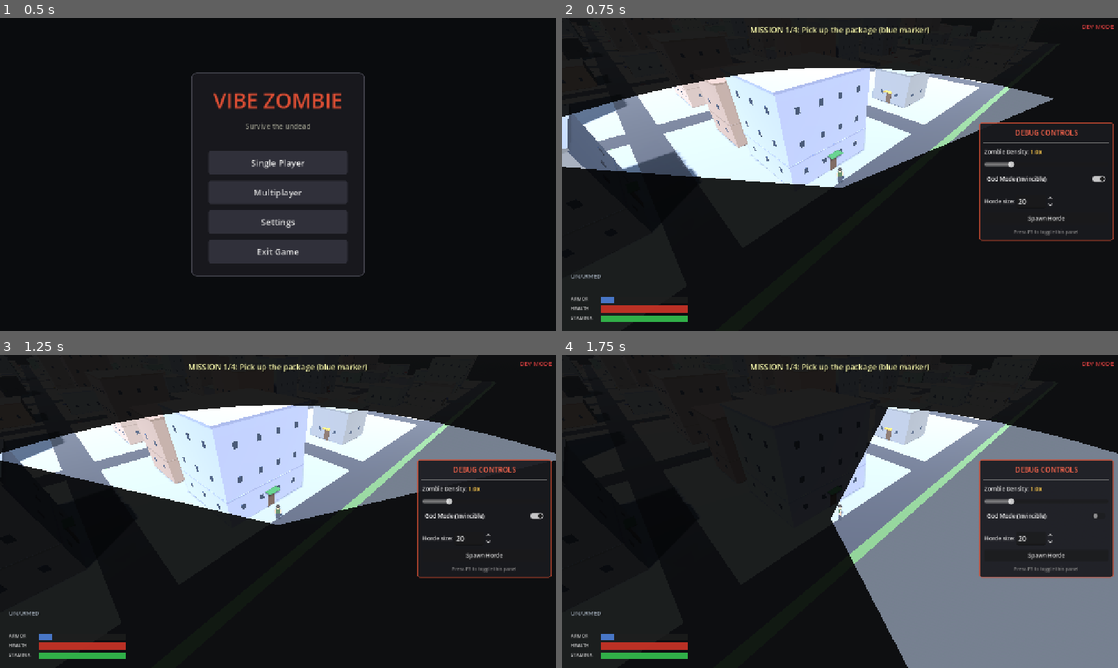
Above: before the commit, frames 1-4 (two rows, left to right).
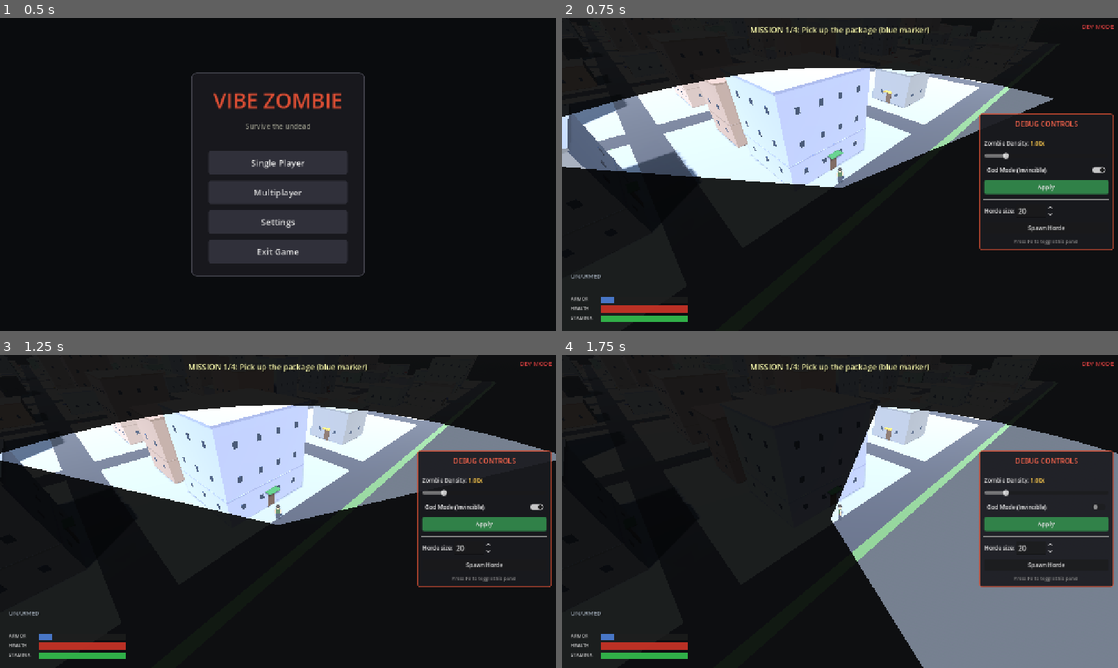
Above: after the commit, the same moments.

Repository: shaoqian2001/vibe-zombie
Game: Godot game, scene res://scenes/TitleMenu.tscn
Same seed, same stepped clock (60 frames per second), same inputs: the game is played once before the commit and once after it.
Inputs:
- Up to frame 1 (0.5 s): no input
- Up to frame 2 (0.75 s): click "Single Player" at 0.5 s
- Up to frame 3 (1.25 s): no input
- Up to frame 4 (1.75 s): click "God Mode (Invincible)" at 1.25 s

Frame 1 is identical in both runs. In frame 2, 3.1% of the frame differs, in the area x 75-100%, y 30-75%; in frame 3, 3.5%; in frame 4, 5.0%, in the area x 48-100%, y 16-100%.

Commit message:
Add Apply button to debug panel, stop real-time signal firing
Density slider and god mode checkbox no longer emit signals on every
change. An Apply button batches changes and only emits signals when
values differ from the currently applied state. Also raised density
minimum from 0 to 0.25 to prevent accidentally zeroing out all zombies.

https://claude.ai/code/session_01DtQeNdRRyXf3EUTAWWMr4B

Diff:
--- a/scripts/debug_panel.gd
+++ b/scripts/debug_panel.gd
@@ -2,6 +2,7 @@
 
 ## Debug control panel (only visible in DEV_MODE).
 ## Controls: zombie density multiplier, god mode toggle, horde spawn button.
+## Changes to density and god mode only apply when the Apply button is clicked.
 
 signal density_changed(multiplier: float)
 signal god_mode_changed(enabled: bool)
@@ -12,10 +13,12 @@
 var _density_label: Label
 var _god_mode_check: CheckButton
 var _horde_spin: SpinBox
+var _apply_btn: Button
 var _visible := true
 
-var _density_value: float = 1.0
-var _god_mode_value: bool = true  # matches DEV_MODE default
+# Currently applied values (what the game is actually using)
+var _applied_density: float = 1.0
+var _applied_god_mode: bool = true  # matches DEV_MODE default
 
 func _ready() -> void:
 	layer = 15
@@ -27,7 +30,7 @@
 	_panel.visible = _visible
 
 func set_god_mode(value: bool) -> void:
-	_god_mode_value = value
+	_applied_god_mode = value
 	if _god_mode_check:
 		_god_mode_check.button_pressed = value
 
@@ -41,8 +44,8 @@
 	_panel.anchor_bottom = 0.5
 	_panel.offset_left = -320
 	_panel.offset_right = -10
-	_panel.offset_top = -120
-	_panel.offset_bottom = 120
+	_panel.offset_top = -140
+	_panel.offset_bottom = 140
 
 	var style := StyleBoxFlat.new()
 	style.bg_color = Color(0.1, 0.1, 0.12, 0.92)
@@ -78,28 +81,39 @@
 	density_title.add_theme_color_override("font_color", Color(0.85, 0.85, 0.85))
 	density_hbox.add_child(density_title)
 	_density_label = Label.new()
-	_density_label.text = "1.0x"
+	_density_label.text = "1.00x"
 	_density_label.add_theme_font_size_override("font_size", 13)
 	_density_label.add_theme_color_override("font_color", Color(1.0, 0.8, 0.3))
 	density_hbox.add_child(_density_label)
 
 	_density_slider = HSlider.new()
-	_density_slider.min_value = 0.0
+	_density_slider.min_value = 0.25
 	_density_slider.max_value = 5.0
 	_density_slider.step = 0.25
 	_density_slider.value = 1.0
 	_density_slider.custom_minimum_size = Vector2(0, 20)
-	_density_slider.value_changed.connect(_on_density_changed)
+	_density_slider.value_changed.connect(_on_density_preview)
 	vbox.add_child(_density_slider)
 
 	# God Mode
 	_god_mode_check = CheckButton.new()
 	_god_mode_check.text = "God Mode (Invincible)"
-	_god_mode_check.button_pressed = _god_mode_value
+	_god_mode_check.button_pressed = _applied_god_mode
 	_god_mode_check.add_theme_font_size_override("font_size", 13)
 	_god_mode_check.add_theme_color_override("font_color", Color(0.85, 0.85, 0.85))
-	_god_mode_check.toggled.connect(_on_god_mode_toggled)
 	vbox.add_child(_god_mode_check)
+
+	# Apply button
+	_apply_btn = Button.new()
+	_apply_btn.text = "Apply"
+	_apply_btn.add_theme_font_size_override("font_size", 14)
+	var apply_style := StyleBoxFlat.new()
+	apply_style.bg_color = Color(0.2, 0.55, 0.3, 0.9)
+	apply_style.set_corner_radius_all(4)
+	apply_style.set_content_margin_all(6)
+	_apply_btn.add_theme_stylebox_override("normal", apply_style)
+	_apply_btn.pressed.connect(_on_apply)
+	vbox.add_child(_apply_btn)
 
 	# Separator
 	var sep2 := HSeparator.new()
@@ -136,15 +150,21 @@
 	hint.add_theme_color_override("font_color", Color(0.5, 0.5, 0.5))
 	vbox.add_child(hint)
 
-func _on_density_changed(value: float) -> void:
-	_density_value = value
+func _on_density_preview(value: float) -> void:
 	if _density_label:
 		_density_label.text = "%.2fx" % value
-	density_changed.emit(value)
 
-func _on_god_mode_toggled(pressed: bool) -> void:
-	_god_mode_value = pressed
-	god_mode_changed.emit(pressed)
+func _on_apply() -> void:
+	var new_density: float = _density_slider.value
+	var new_god_mode: bool = _god_mode_check.button_pressed
+
+	if not is_equal_approx(new_density, _applied_density):
+		_applied_density = new_density
+		density_changed.emit(new_density)
+
+	if new_god_mode != _applied_god_mode:
+		_applied_god_mode = new_god_mode
+		god_mode_changed.emit(new_god_mode)
 
 func _on_spawn_horde() -> void:
 	var count: int = int(_horde_spin.value)
